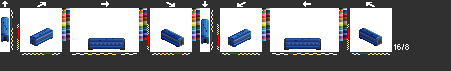
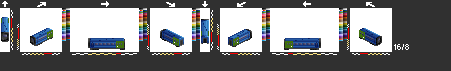
The second w=451, h=71 image is a revision of the first. Changes to its layers:
added layer "erbdsb1" above "mfbsj2" over [left=1, top=18, right=381, bottom=50]
added layer "erb" above "mfb" over [left=1, top=18, right=382, bottom=50]
hid "ff" over [left=1, top=18, right=382, bottom=50]
